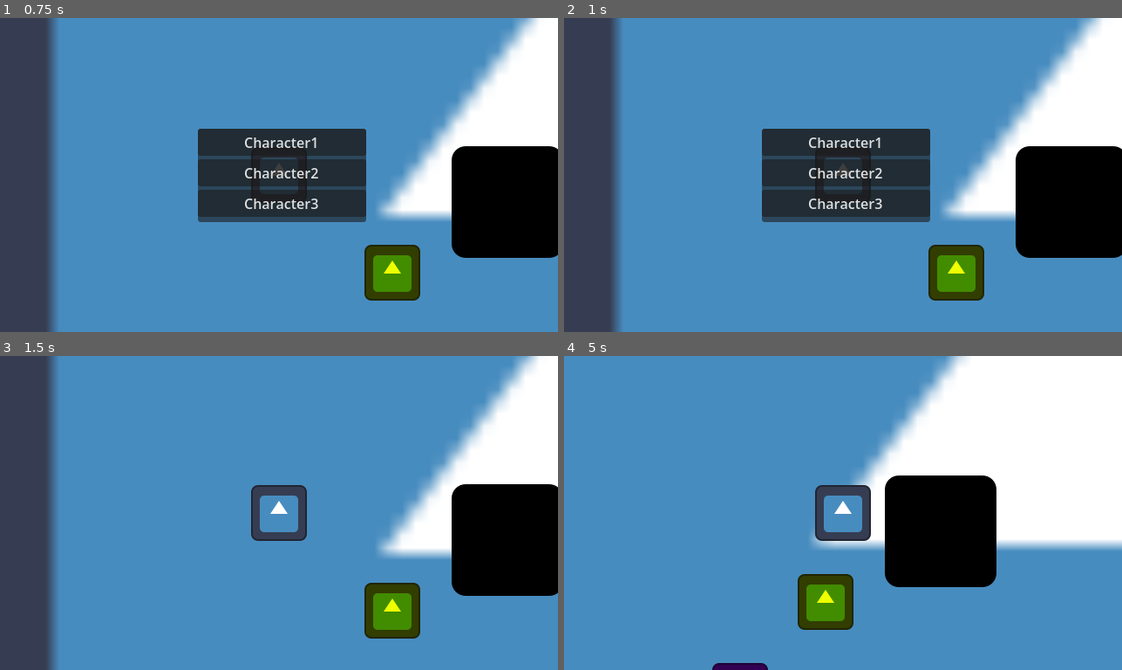
Above: before the commit, frames 1-4 (two rows, left to right).
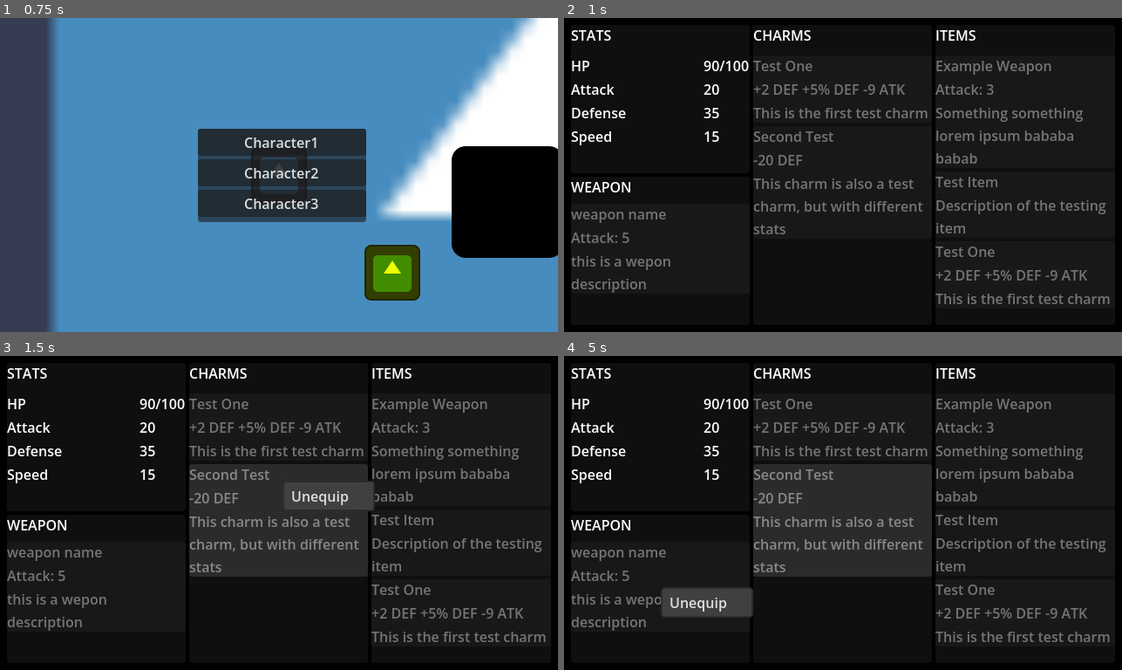
Above: after the commit, the same moments.

Repository: bri-biache/game-off-2026
Game: Godot game, scene res://scenes/test_scene.tscn
Two runs of this game, one before a commit and one after it. Both use one fixed random seed, a clock stepped at 60 frames per second and the inputs below. The engine's default icon, where the game draws it, is replaced by a stand-in: a white triangle on a blue panel in a dark square.
Inputs (mouse positions are in pixels of both pictures, inside the frame that each line leads up to):
- Up to frame 1 (0.75 s): tap Enter at 0.5 s; move the mouse to (401, 159) at 0.52 s; hold D (move_right) from 0.53 s (still down); hold Shift (shift) from 0.53 s (still down)
- Up to frame 2 (1 s): keep holding D (move_right); keep holding Shift (shift); tap Tab (tab, bound only after the commit) at 0.8 s
- Up to frame 3 (1.5 s): release D (move_right) at 1.25 s; release Shift (shift) at 1.25 s; click "Character1" at 1.25 s
- Up to frame 4 (5 s): click (658, 585) at 2.02 s; tap Space at 2.75 s; move the mouse to (731, 528) at 2.77 s; hold S (move_down) 2.78-3.53 s; tap Tab (tab, bound only after the commit) at 2.85, 3.8 s; tap Shift (shift) at 3.05, 4.55 s; move the mouse to (898, 443) at 3.52 s; hold D (move_right) 3.53-4.28 s; hold E (interact) 3.53-4.28 s; move the mouse to (815, 575) at 4.27 s; hold W (move_up) from 4.28 s (still down); tap Q (quick_party) at 4.35 s

Frame 1 is identical in both runs. In frame 2, 92% of the frame differs, in the area x 0-100%, y 0-100%; in frame 3, 93%; in frame 4, 96%.

Commit message:
Connect tab menu to character controller

Diff:
--- a/project.godot
+++ b/project.godot
@@ -73,6 +73,11 @@
 "events": [Object(InputEventKey,"resource_local_to_scene":false,"resource_name":"","device":-1,"window_id":0,"alt_press …(192 unchanged characters)…
 ]
 }
+tab={
+"deadzone": 0.2,
+"events": [Object(InputEventKey,"resource_local_to_scene":false,"resource_name":"","device":-1,"window_id":0,"alt_pressed":false,"shift_pressed":false,"ctrl_pressed":false,"meta_pressed":false,"pressed":false,"keycode":0,"physical_keycode":4194306,"key_label":0,"unicode":0,"location":0,"echo":false,"script":null)
+]
+}
 
 [layer_names]
 
--- a/scenes/test_scene.tscn
+++ b/scenes/test_scene.tscn
@@ -5,6 +5,13 @@
 [ext_resource type="Script" uid="uid://xrlce63cg4yh" path="res://scripts/character_manager.gd" id="1_nd71p"]
 [ext_resource type="Script" uid="uid://dspbr1k1t16qe" path="res://scripts/player_controller.gd" id="2_j8ivh"]
 [ext_resource type="Resource" uid="uid://b2hl2egdt3k3m" path="res://resources/items/weapons/test_weapon2.tres" id="4_qjeyg"]
+[ext_resource type="Script" uid="uid://dwk26sgm2pki0" path="res://scripts/resources/item/charm.gd" id="5_gthg3"]
+[ext_resource type="PackedScene" uid="uid://5gk04q8nyb21" path="res://scenes/ui/tab_menu.tscn" id="6_3qnke"]
+[ext_resource type="Resource" uid="uid://bluk42xss0pcb" path="res://resources/items/charms/test_charm1.tres" id="6_ntc4i"]
+[ext_resource type="Resource" uid="uid://bs3smxdf3s1k2" path="res://resources/items/charms/test_charm2.tres" id="7_u0xbq"]
+[ext_resource type="Script" uid="uid://330bnvfgbgdg" path="res://scripts/resources/item/item.gd" id="8_pln1h"]
+[ext_resource type="Resource" uid="uid://bepx4vwtvux0c" path="res://resources/items/weapons/test_weapon.tres" id="9_8gixj"]
+[ext_resource type="Resource" uid="uid://dbu7wt45twwm6" path="res://resources/items/test_item.tres" id="10_hf2sn"]
 
 [sub_resource type="RectangleShape2D" id="RectangleShape2D_b4ekb"]
 size = Vector2(123, 123)
@@ -42,11 +49,19 @@
 [node name="Character1" parent="." unique_id=1264062262 instance=ExtResource("1_g7g4h")]
 position = Vector2(60, 53)
 weapon = ExtResource("4_qjeyg")
+charms = Array[ExtResource("5_gthg3")]([ExtResource("6_ntc4i"), ExtResource("7_u0xbq")])
+items = Array[ExtResource("8_pln1h")]([ExtResource("9_8gixj"), ExtResource("10_hf2sn"), ExtResource("6_ntc4i")])
 
 [node name="Camera" type="Camera2D" parent="Character1" unique_id=1079825712]
 
 [node name="PlayerController" type="Node" parent="Character1" unique_id=1450404110]
 script = ExtResource("2_j8ivh")
+
+[node name="CanvasLayer" type="CanvasLayer" parent="Character1/PlayerController" unique_id=444986069]
+
+[node name="TabMenu" parent="Character1/PlayerController/CanvasLayer" unique_id=757759385 instance=ExtResource("6_3qnke")]
+unique_name_in_owner = true
+visible = false
 
 [node name="Character2" parent="." unique_id=2076094643 instance=ExtResource("1_g7g4h")]
 modulate = Color(0.9333333, 1, 0, 1)
--- a/scenes/ui/tab_menu.tscn
+++ b/scenes/ui/tab_menu.tscn
@@ -47,7 +47,7 @@
 unique_name_in_owner = true
 layout_mode = 2
 
-[node name="PopupMenu" type="PopupMenu" parent="." unique_id=725102445]
+[node name="ContextMenu" type="PopupMenu" parent="." unique_id=725102445]
 unique_name_in_owner = true
 oversampling_override = 1.0
 theme = ExtResource("1_d3ge5")
--- a/scripts/character.gd
+++ b/scripts/character.gd
@@ -6,6 +6,7 @@
 @export var stats: Stats
 @export var weapon: Weapon
 @export var charms: Array[Charm]
+@export var items: Array[Item]
 
 var party: Array[PlayableCharacter] = [self]
 var position_tracker: Array[Vector2]
@@ -33,9 +34,6 @@
 	party = [self]
 
 func update_stats() -> void:
-	#for modifier in stats.stat_modifiers:
-	#	modifier.reset_addends()
-	#	modifier.reset_multipliers()
 	if weapon:
 		stats.add_addend(Stats.Type.ATTACK, weapon.attack_modifier)
 	stats.calculate_stats()
--- a/scripts/player_controller.gd
+++ b/scripts/player_controller.gd
@@ -5,6 +5,13 @@
 var character_manager: Node
 
 @onready var character: CharacterBody2D = get_parent()
+@onready var tab_menu: PanelContainer = %TabMenu
+
+func _ready() -> void:
+	tab_menu.equipped_weapon = character.weapon
+	tab_menu.charms = character.charms
+	tab_menu.items = character.items
+	tab_menu.load_panels()
 
 func _input(event: InputEvent) -> void:
 	if event.is_action_pressed("move_up") and character.velocity.x == 0:
@@ -34,6 +41,11 @@
 			character_manager.add_party_member(character, collider)
 	elif event.is_action_pressed("remove_party"):
 		character_manager.remove_from_parties(character)
+	elif event.is_action_pressed("tab"):
+		if tab_menu.visible:
+			hide_tab_manu()
+		else:
+			show_tab_menu()
 
 func _physics_process(_delta: float) -> void:
 	var input_direction: Vector2 = Input.get_vector("move_left", "move_right", "move_up", "move_down")
@@ -49,3 +61,11 @@
 
 func update_character():
 	character = get_parent()
+
+func show_tab_menu() -> void:
+	set_physics_process(false)
+	tab_menu.show()
+
+func hide_tab_manu() -> void:
+	set_physics_process(true)
+	tab_menu.hide()
--- a/scripts/ui/tab_menu.gd
+++ b/scripts/ui/tab_menu.gd
@@ -6,14 +6,11 @@
 var hp: int = 90
 var stats: Array[int] = [100, 20, 35, 15]
 
-var equipped_weapon: Weapon = load("res://resources/items/weapons/test_weapon2.tres")
+var equipped_weapon: Weapon
 
-var charms: Array[Charm] = [load("res://resources/items/charms/test_charm1.tres"),
-load("res://resources/items/charms/test_charm2.tres"), load("res://resources/items/charms/test_charm1.tres")]
+var charms: Array[Charm]
 
-var items: Array[Item] = [load("res://resources/items/weapons/test_weapon2.tres"),
-load("res://resources/items/weapons/test_weapon.tres"), load("res://resources/items/charms/test_charm1.tres"),
-load("res://resources/items/charms/test_charm2.tres"), load("res://resources/items/test_item.tres")]
+var items: Array[Item]
 
 var selected_item: Item
 
@@ -22,9 +19,13 @@
 @onready var charms_panel: PanelContainer = %CharmsPanel
 @onready var items_panel: PanelContainer = %ItemsPanel
 
-@onready var context_menu: PopupMenu = %PopupMenu
+@onready var context_menu: PopupMenu = %ContextMenu
 
 func _ready() -> void:
+	context_menu.id_pressed.connect(on_context_menu_press)
+	context_menu.popup_hide.connect(on_context_menu_hide)
+
+func load_panels() -> void:
 	stats_panel.load_stats(hp, stats)
 
 	weapon_panel.load_weapon(equipped_weapon)
@@ -37,9 +38,6 @@
 	items_panel.unequipped_weapon_pressed.connect(on_unequipped_weapon_press)
 	items_panel.unequipped_charm_pressed.connect(on_unequipped_charm_press)
 	items_panel.item_pressed.connect(on_item_press)
-
-	context_menu.id_pressed.connect(on_context_menu_press)
-	context_menu.popup_hide.connect(on_context_menu_hide)
 
 func on_equipped_weapon_press(weapon: Weapon) -> void:
 	selected_item = weapon
